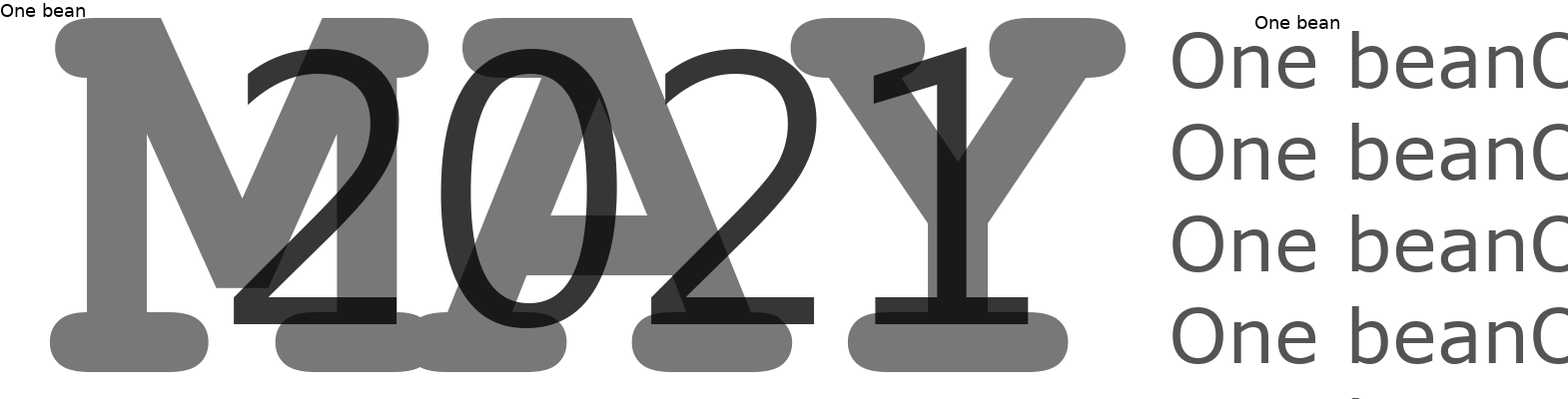
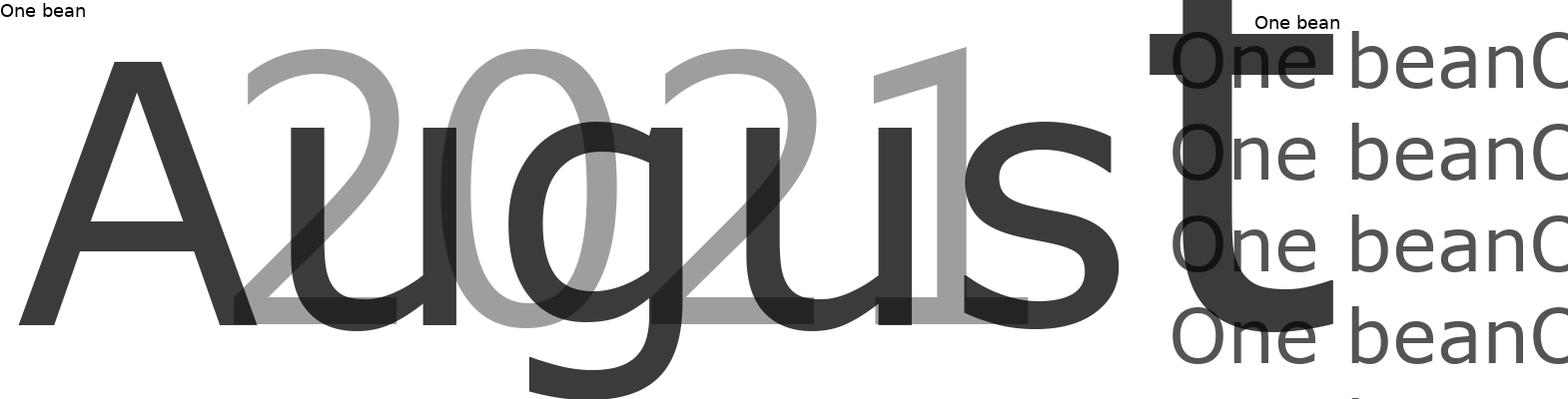
The second 1568 × 399 image is a revision of the first. Changes to its layers:
renamed "MAY" to "Augustu", opacity 53% → 77%, painted on it over (17, 0, 1334, 399)
"2021": opacity 79% → 38% over (233, 46, 1029, 329)
